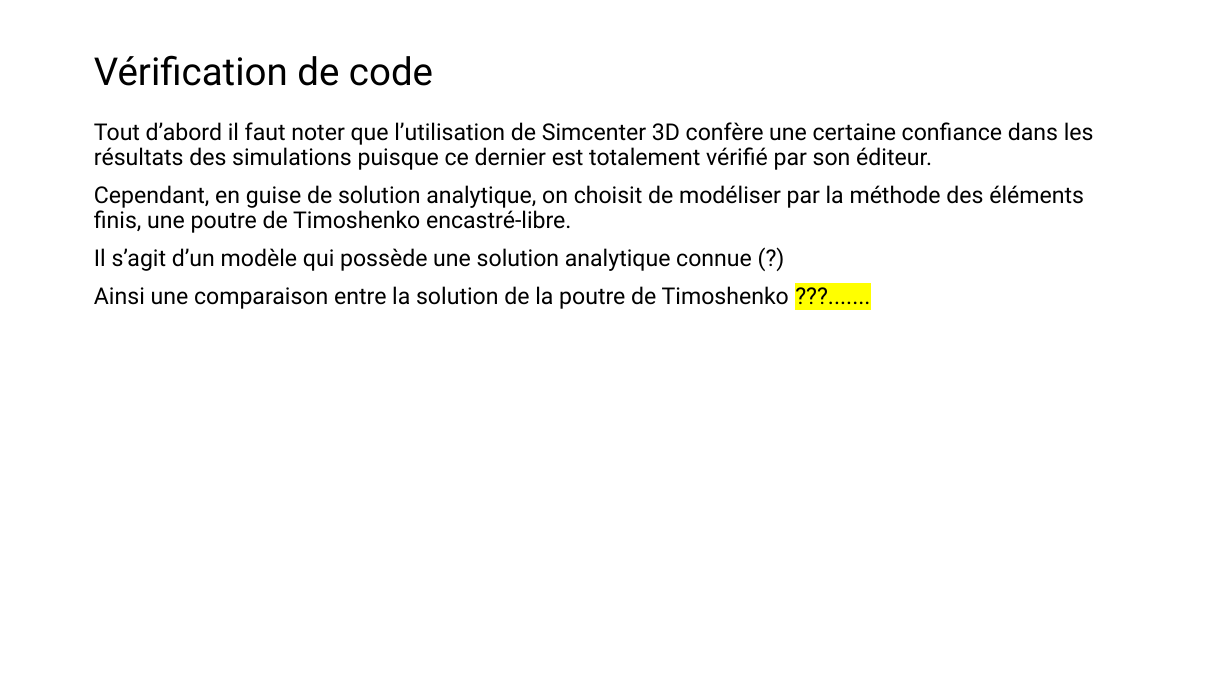
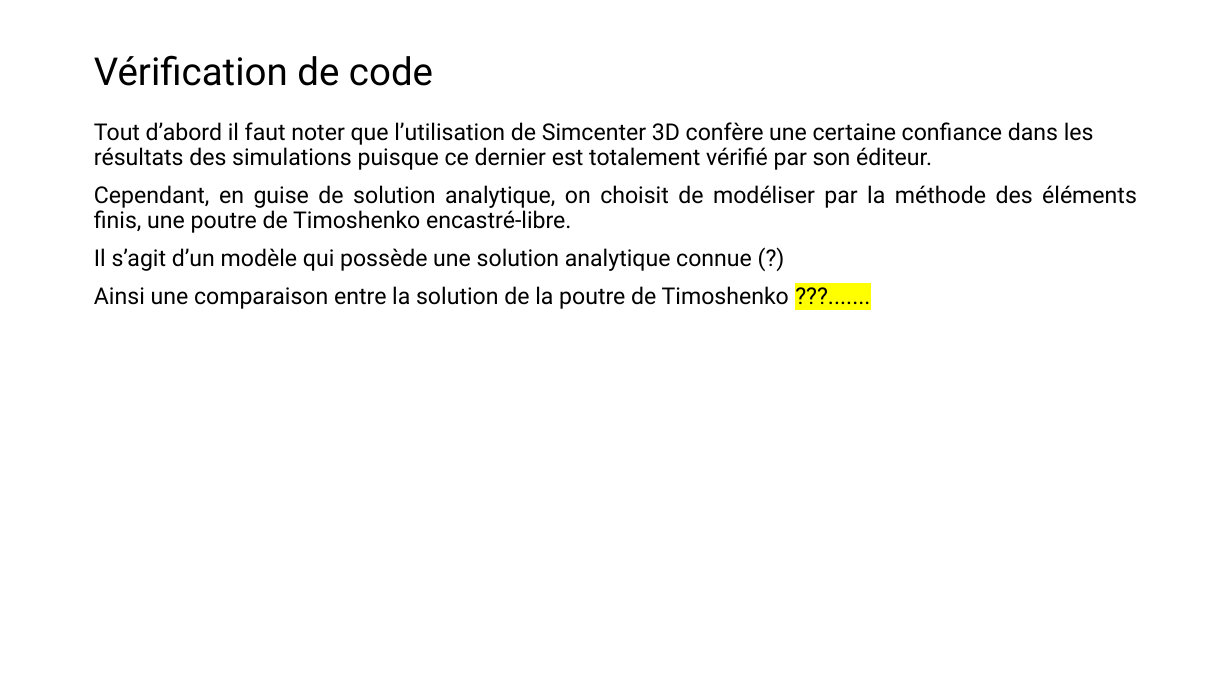
Before and after one commit to AcileSf/MEC8211ProjetFinal, a slide deck: slide 7 of Rapport_Projet_V1.pptx. Drawn at 1232x693 pixels with LibreOffice and Linux fonts; fonts in the diff are those of the drawing. Boxes give left, top, right and bottom in pixels: in the first picture for what was removed or moved away, otherwise in the second. Text is boxed around its words. In the diff, an @@ line names an element or a change of style, - is before the commit and + after.

```diff
--- a/Rapport_Projet_V1.pptx
+++ b/Rapport_Projet_V1.pptx
@@ text at (x1=94, y1=185, x2=1137, y2=233): alignment left to justified @@
```
Also in this commit, not shown: 3 other slides changed, 1 other file.
